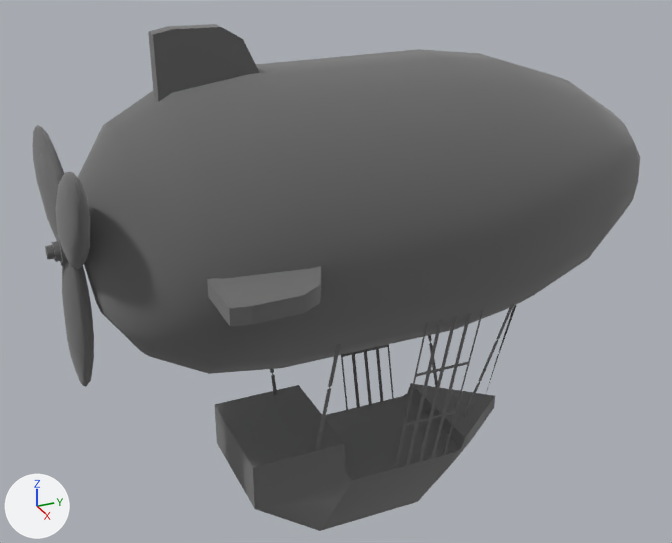
Before and after pictures for a commit that changed the glTF model models/airship.glb.
Rendered twice from a 50 mm camera at (1.53, -0.716, 1.53) aimed at (0.092, -0.069, 0.811). The axes (+X, +Y, +Z) are drawn at lower left. The lights are the same throughout. Where no turn or scale is listed for an object, it has been applied to the vertices. Vertices at the same position are counted once.

The first picture shows 'airship'.
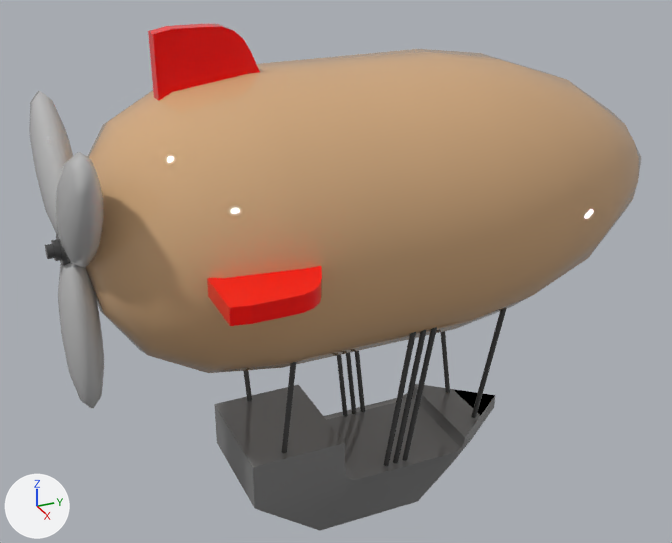
Location of each change, (x1, y1, x2, y2) in pixels of the pictures (672 x 543 px):
'airship', reshaped, moved
    before: (32, 24, 640, 531)
    after: (29, 24, 641, 531)
part 1 of me_airship, added
    after: (58, 263, 104, 408)
part 2 of me_airship, rebuilt
    before: (32, 125, 65, 238)
    after: (29, 91, 73, 234)
part 3 of me_airship, rebuilt (43% wider, 19% taller)
    before: (56, 172, 90, 269)
    after: (55, 152, 104, 268)
part 4 of me_airship, deleted
    before: (315, 343, 341, 449)
part 5 of me_airship, deleted
    before: (270, 369, 277, 395)
part 6 of me_airship, deleted
    before: (484, 305, 516, 399)
part 7 of me_airship, built on
    before: (341, 303, 515, 471)
    after: (169, 24, 507, 530)
part 8 of me_airship, built on
    before: (62, 262, 94, 387)
    after: (45, 234, 107, 314)
part 9 of me_airship, added
    after: (634, 142, 641, 178)
part 10 of me_airship, recoloured (black to grey)
    both: (214, 384, 494, 531)
part 11 of me_airship, recoloured (grey to red)
    both: (148, 27, 259, 326)
part 12 of me_airship, recoloured (grey to brown)
    both: (90, 59, 638, 363)

The change, as a diff of the scene's bpy script:
```diff
--- a/models/airship.glb.py
+++ b/models/airship.glb.py
@@ mat_material__73 @@
+mat_material__73 = principled_material('Material__73')
+mat_material__73.texture = img_material__73basecolortexture_png
+mat_material__73.roughness = 0.0
@@ mat_material__74 @@
+mat_material__74 = principled_material('Material__74')
+mat_material__74.texture = img_material__74basecolortexture_png
+mat_material__74.roughness = 0.0
@@ mat_material__71 @@
+mat_material__71 = principled_material('Material__71')
+mat_material__71.texture = img_material__71basecolortexture_png
+mat_material__71.roughness = 0.0
@@ me_airship @@
-me_airship.from_pydata(...)  # 843 vertices, 1422 faces; spans x -0.336..0.332, y -0.371..0.795, z -0.143..0.833
+me_airship.from_pydata(...)  # 1332 vertices, 2580 faces; spans x -0.336..0.332, y -0.371..0.795, z -0.143..0.833
+# me_airship part 1: a new loose piece, a UV sphere (12 segments, 6 rings, poles along y) spanning x -0.061..0.066, y -0.366..-0.303, z 0.212..0.507, in mat_material__75 (picture img_material__75basecolortexture_png)
+# me_airship part 2: the loose piece of 104 vertices spanning x -0.213..0.011, y -0.358..-0.315, z 0.485..0.657 is rebuilt with 62 vertices and now spans x -0.216..0.009, y -0.36..-0.297, z 0.489..0.716, in mat_material__75 (picture img_material__75basecolortexture_png)
+# me_airship part 3: the loose piece of 102 vertices spanning x -0.024..0.184, y -0.358..-0.315, z 0.483..0.675 is rebuilt with 62 vertices and now spans x -0.019..0.207, y -0.359..-0.296, z 0.482..0.708, in mat_material__75 (picture img_material__75basecolortexture_png)
+# me_airship part 4: the loose piece of 21 vertices spanning x 0.078..0.249, y 0.032..0.04, z 0.013..0.488 is deleted
+# me_airship part 5: the loose piece of 21 vertices spanning x -0.23..-0.067, y 0.029..0.036, z 0.012..0.49 is deleted
+# me_airship part 6: the loose piece of 11 vertices spanning x 0.003..0.01, y 0.456..0.576, z 0.022..0.455 is deleted
+# me_airship part 7: 212 vertices removed from x -0.228..0.237, y 0.193..0.389, z -0.004..0.489; 568 vertices added at x -0.335..0.331, y -0.098..0.485, z -0.143..0.832
+# me_airship part 8: 101 vertices removed from x -0.06..0.056, y -0.358..-0.314, z 0.258..0.518; 291 vertices added at x -0.026..0.025, y -0.371..-0.3, z 0.481..0.531
+# me_airship part 9: 16 vertices added at x -0.003..0.002, y 0.795, z 0.503..0.508
+# me_airship part 10: 31 faces spanning x -0.111..0.111, y -0.088..0.485, z -0.143..0.09 switch from mat_fallback_material (grey #9d9d9d) to mat_material__71 (picture img_material__71basecolortexture_png)
+# me_airship part 11: 45 faces spanning x -0.336..0.332, y -0.181..-0.011, z 0.492..0.833 switch from mat_fallback_material (grey #9d9d9d) to mat_material__73 (picture img_material__73basecolortexture_png)
+# me_airship part 12: 219 faces spanning x -0.255..0.253, y -0.322..0.795, z 0.256..0.756 switch from mat_fallback_material (grey #9d9d9d) to mat_material__74 (picture img_material__74basecolortexture_png)
+me_airship.materials.append(mat_material__72)  # picture img_material__72basecolortexture_png
+me_airship.materials.append(mat_material__75)  # picture img_material__75basecolortexture_png
@@ ob_airship @@
 ob_airship = bpy.data.objects.new('airship', me_airship)
-ob_airship.location = (0.135, -0.209, 0.451)
+ob_airship.location = (0.135, -0.209, 0.452)
```
